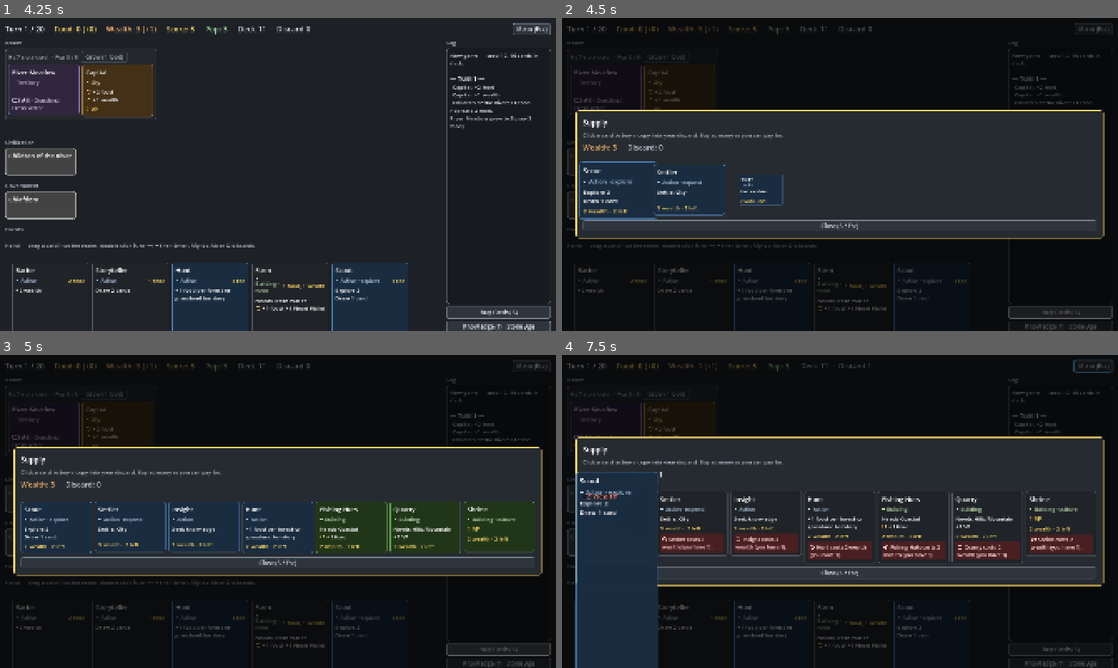
Above: before the commit, frames 1-4 (two rows, left to right).
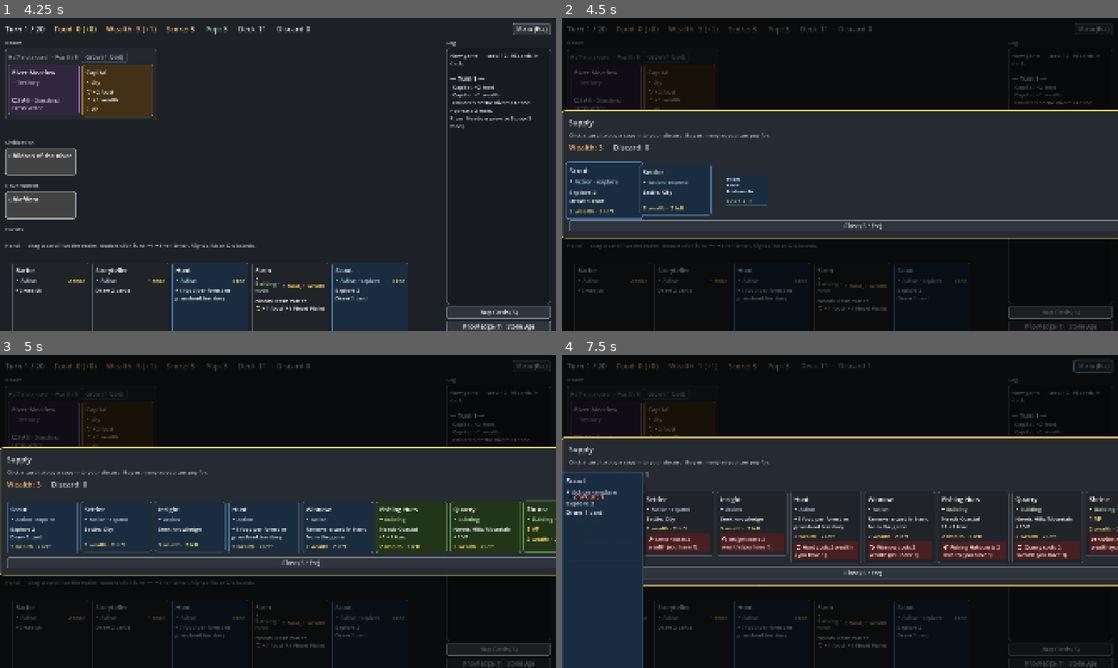
Above: after the commit, the same moments.

Repository: r888888888/4x-card-game
Game: Godot game, scene res://ui/main.tscn
The game is run twice, just before and just after one commit, with the same random seed, the same clock (stepped at 60 frames per second) and the same inputs.
Inputs (mouse positions are in pixels of both pictures, inside the frame that each line leads up to):
- Up to frame 1 (4.25 s): click (283, 215) at 0.52 s; type "12" at 0.6 s; click "New game" at 1.25 s; tap Enter (ui_accept) at 2 s; drag from (44, 89) to (333, 105) at 2.02 s; drag from (116, 89) to (250, 237) at 2.77 s; click "Grow (3 food)" at 3.5 s
- Up to frame 2 (4.5 s): click "Buy Cards (S)" at 4.25 s
- Up to frame 3 (5 s): no input
- Up to frame 4 (7.5 s): move the mouse to (600, 498) at 5.02 s; hold Right (ui_right) 5.03-5.75 s; tap Tab at 5.1 s; click (600, 498) at 5.17 s; click "Knowledge (T) · Stone Age" at 5.75 s; click "Menu (Esc)" at 6.5 s; drag from (600, 542) to (673, 464) at 7.27 s

Frame 1 is identical in both runs. In frame 2, 3.9% of the frame differs, in the area x 0-100%, y 29-71%; in frame 3, 7.9%; in frame 4, 10%, in the area x 0-100%, y 26-100%.

Commit message:
082: trash op and Winnow
Co-Authored-By: Claude Opus 5.5 <noreply@anthropic.com>

Diff:
--- a/data/cards.json
+++ b/data/cards.json
@@ -45,6 +45,11 @@
       "id": "hunt", "name": "Hunt", "type": "action",
       "cost": {}, "vp": 0, "tags": [],
       "effects": [ { "op": "gain_per_keyword", "resource": "food", "amount": 1, "keywords": ["forest", "grassland"] } ]
+    },
+    {
+      "id": "winnow", "name": "Winnow", "type": "action",
+      "cost": { "food": 1 }, "vp": 0, "tags": [],
+      "effects": [ { "op": "trash" } ]
     },
     {
       "id": "storyteller", "name": "Storyteller", "type": "action",
--- a/data/config.json
+++ b/data/config.json
@@ -34,6 +34,7 @@
     "settler": { "price": 3, "count": 2 },
     "research": { "price": 3, "count": 2 },
     "hunt": { "price": 2, "count": 2 },
+    "winnow": { "price": 2, "count": 2 },
     "fishing_huts": { "price": 2, "count": 2 },
     "quarry": { "price": 2, "count": 2 },
     "shrine": { "price": 2, "count": 2 },
--- a/engine/card_play.gd
+++ b/engine/card_play.gd
@@ -49,7 +49,8 @@
 	if card.def.type == CardDef.BUILDING:
 		return Territories.building_targets(e, card)
 	for target in e.zone(target_effect(card).target_zone()).cards:
-		out.append(target.uid)
+		if target != card:  # a hand target is never the card being played
+			out.append(target.uid)
 	return out
 
 
--- a/engine/effect_registry.gd
+++ b/engine/effect_registry.gd
@@ -17,6 +17,7 @@
 	"research": preload("res://engine/effects/research_effect.gd"),
 	"trade": preload("res://engine/effects/trade_effect.gd"),
 	"unlock": preload("res://engine/effects/unlock_effect.gd"),
+	"trash": preload("res://engine/effects/trash_effect.gd"),
 }
 
 
--- /dev/null
+++ b/engine/effects/trash_effect.gd
@@ -0,0 +1,23 @@
+extends Effect
+## { "op": "trash" }
+## Removes the target card in hand from the game (to the trashed zone). The card being played is never a target.
+
+
+func apply(engine: GameEngine, source: CardInstance) -> void:
+	engine.trash(engine.play_target, source)
+
+
+func describe(_card_db: Dictionary) -> String:
+	return "Remove a card in hand from the game"
+
+
+func target_zone() -> String:
+	return "hand"
+
+
+func no_target_error() -> String:
+	return "There is no other card in hand to trash."
+
+
+func choose_target_error() -> String:
+	return "Choose a card to trash."
--- a/engine/game_engine.gd
+++ b/engine/game_engine.gd
@@ -25,7 +25,7 @@
 ## A tech passed over this many times is removed from the game.
 const MAX_PASSES := 3
 
-const ZONES: Array[String] = ["deck", "hand", "discard", "tableau", "territory_deck", "frontier", "reveal", "research_deck", "research_reveal", "researched", "lost_techs", "future_techs", "event_deck", "active_events", "event_discard", "civilization", "government", "removed"]
+const ZONES: Array[String] = ["deck", "hand", "discard", "tableau", "territory_deck", "frontier", "reveal", "research_deck", "research_reveal", "researched", "lost_techs", "future_techs", "event_deck", "active_events", "event_discard", "civilization", "government", "removed", "trashed"]
 ## Zones of always-on permanents outside the tableau: every card there resolves upkeep and scores its printed VP.
 const ALWAYS_ON_ZONES: Array[String] = ["researched", "civilization", "government"]
 ## The zones a create effect may put a new card into.
@@ -506,14 +506,24 @@
 	Territories.settle(self, territory_uid, city_id, source)
 
 
-## Adds up to amount pop to settled territory territory_uid, stopping at its housing. Does nothing if
-## population is off or territory_uid isn't a settled territory.
+## Moves hand card uid to the trashed zone, out of the game for good.
+func trash(uid: int, source: CardInstance) -> void:
+	var card := zone("hand").find(uid)
+	zone("hand").remove(card)
+	zone("trashed").add(card)
+	if not _outcome.is_empty():
+		_outcome.trashed = uid
+	_log("  %s: removed %s from the game." % [source.def.name, card.def.name])
+
+
 ## Opens card_id's supply pile for buying; nothing happens if it is already open.
 func unlock_supply(card_id: String, source: CardInstance) -> void:
 	if state.locked_supply.erase(card_id):
 		_log("  %s: %s can now be bought." % [source.def.name, card_db[card_id].name])
 
 
+## Adds up to amount pop to settled territory territory_uid, stopping at its housing. Does nothing if
+## population is off or territory_uid isn't a settled territory.
 func add_pop(territory_uid: int, amount: int, source: CardInstance) -> void:
 	Population.add_pop(self, territory_uid, amount, source)
 
--- a/tests/test_content.gd
+++ b/tests/test_content.gd
@@ -425,7 +425,8 @@
 # --- Supply (backlog 032) ---
 
 ## Replaces test_every_supply_card_also_starts_in_the_deck (057): a locked pile is reached through a tech instead.
-func test_every_supply_pile_starts_in_the_deck_or_is_unlocked_by_a_tech() -> void:
+## Since 082 an unlocked pile needs no deck copy: some cards (Winnow, the 080 buildings) are only for sale.
+func test_every_locked_supply_pile_is_unlocked_by_a_tech() -> void:
 	var r := load_real()
 	var supply: Dictionary = r.config.get("supply", {})
 	check(not supply.is_empty(), "the real config has a supply")
@@ -437,8 +438,6 @@
 	for id in supply:
 		if supply[id].get("locked", false):
 			check(unlocked_by_tech.has(id), "locked pile %s is unlocked by a tech in research_deck" % id)
-		elif r.cards[id].type != CardDef.BUILDING:  # 080: a building may be on sale from turn 1 without a deck copy
-			check(r.config.deck.get(id, 0) >= 1, "unlocked pile %s still starts in the deck" % id)
 
 
 # --- Rolled resources (036, 037) ---
@@ -624,14 +623,14 @@
 			check(on_land.has(k), "Hunt's keyword %s is on a territory in territory_deck" % k)
 
 
-# --- Rite of Passage (backlog 082) ---
-
-func test_rite_of_passage_trashes_and_is_on_sale() -> void:
-	var r := load_real()
-	var rite := real_card(r, "rite_of_passage")
-	if rite == null:
+# --- Winnow (backlog 082) ---
+
+func test_winnow_trashes_and_is_on_sale() -> void:
+	var r := load_real()
+	var winnow := real_card(r, "winnow")
+	if winnow == null:
 		return
-	eq(rite.type, CardDef.ACTION, "Rite of Passage type")
-	check(rite.effects.any(func(e): return e.op == "trash"), "Rite of Passage has a trash effect")
-	var pile: Dictionary = r.config.supply.get("rite_of_passage", {})
-	check(not pile.is_empty() and not pile.get("locked", false), "Rite of Passage is in an unlocked supply pile")
+	eq(winnow.type, CardDef.ACTION, "Winnow type")
+	check(winnow.effects.any(func(e): return e.op == "trash"), "Winnow has a trash effect")
+	var pile: Dictionary = r.config.supply.get("winnow", {})
+	check(not pile.is_empty() and not pile.get("locked", false), "Winnow is in an unlocked supply pile")
Not shown, added: engine/effects/trash_effect.gd.uid
Not shown, changed: docs/backlog/082-trash-op.md
Not shown, changed: docs/backlog/README.md
